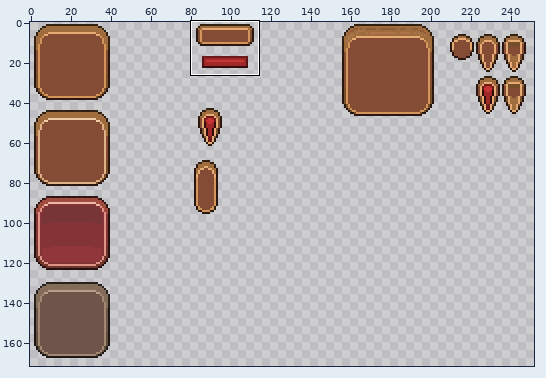
Two versions of one sprite sheet, godot/assets/ui/theme.png. The first picture is a wide view before the edit; the outline marks the close-up.
Close-up. The starting point:
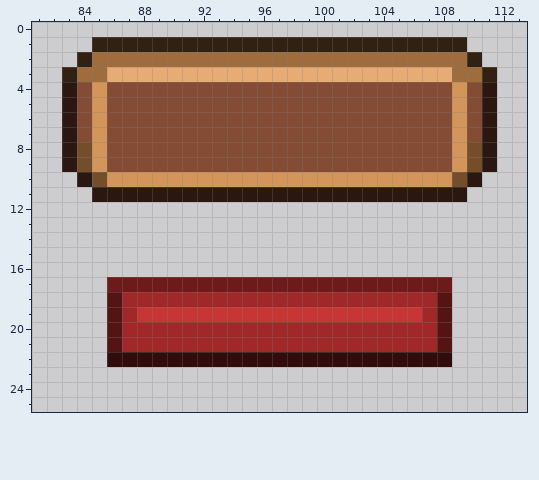
The file is 256x256 pixels. Colours within 5 levels of each other are drawn and written as one. Shown: x 81..113, y 0..25. The wide view leaves out empty margins.
Now the later version:
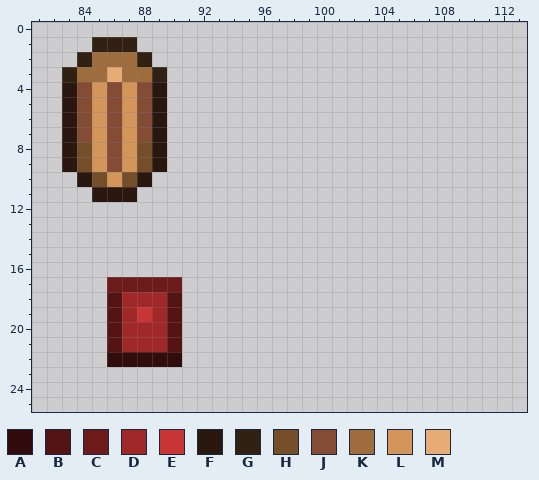
Palette (. is transparent): A #320c0c  B #541414  C #6c1a1a  D #a12828  E #c73535  F #291710  G #312113  H #734e29  J #844c34  K #9f6c3e  L #d4955b  M #e7ac75
From old to new:
y 1: x 88..109 GGGGGGGGGGGGGGGGGGGGGG -> ......................
y 2: x 88..110 KKKKKKKKKKKKKKKKKKKKKKG -> G......................
y 3: x 87..111 MMMMMMMMMMMMMMMMMMMMMMKKG -> KKG......................
y 4..7: x 87 J -> L; x 89..111 JJJJJJJJJJJJJJJJJJJJLJF -> F......................
y 8..9: x 87..111 JJJJJJJJJJJJJJJJJJJJJJLHF -> LHF......................
y 10: x 87..110 LLLLLLLLLLLLLLLLLLLLLLHF -> HF......................
y 11: x 88..109 FFFFFFFFFFFFFFFFFFFFFF -> ......................
y 17: x 91..108 CCCCCCCCCCCCCCCCCC -> ..................
y 18: x 90..108 DDDDDDDDDDDDDDDDDDB -> B..................
y 19: x 89..108 EEEEEEEEEEEEEEEEEEDB -> DB..................
y 20..21: x 90..108 DDDDDDDDDDDDDDDDDDB -> B..................
y 22: x 91..108 AAAAAAAAAAAAAAAAAA -> ..................
